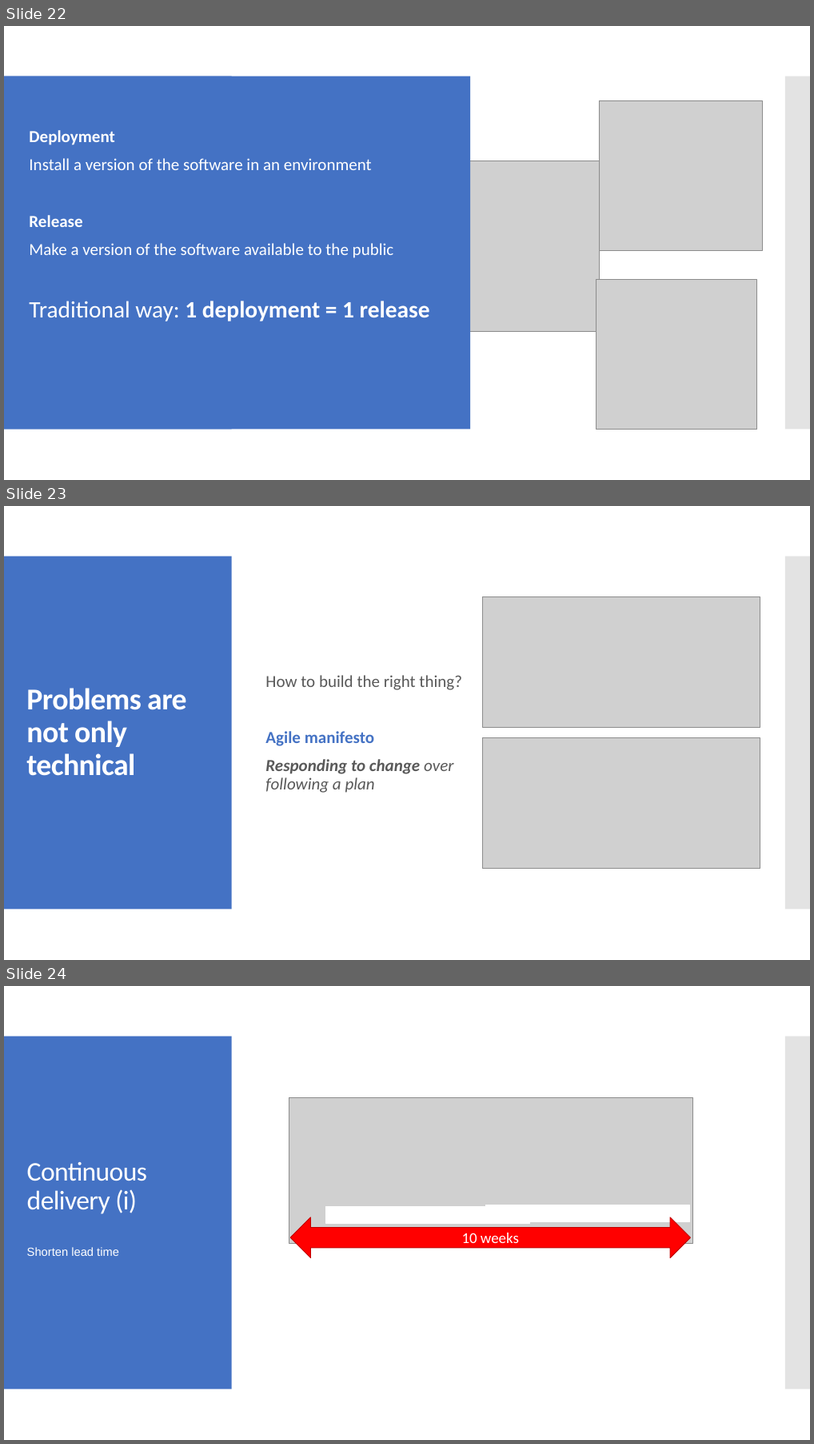
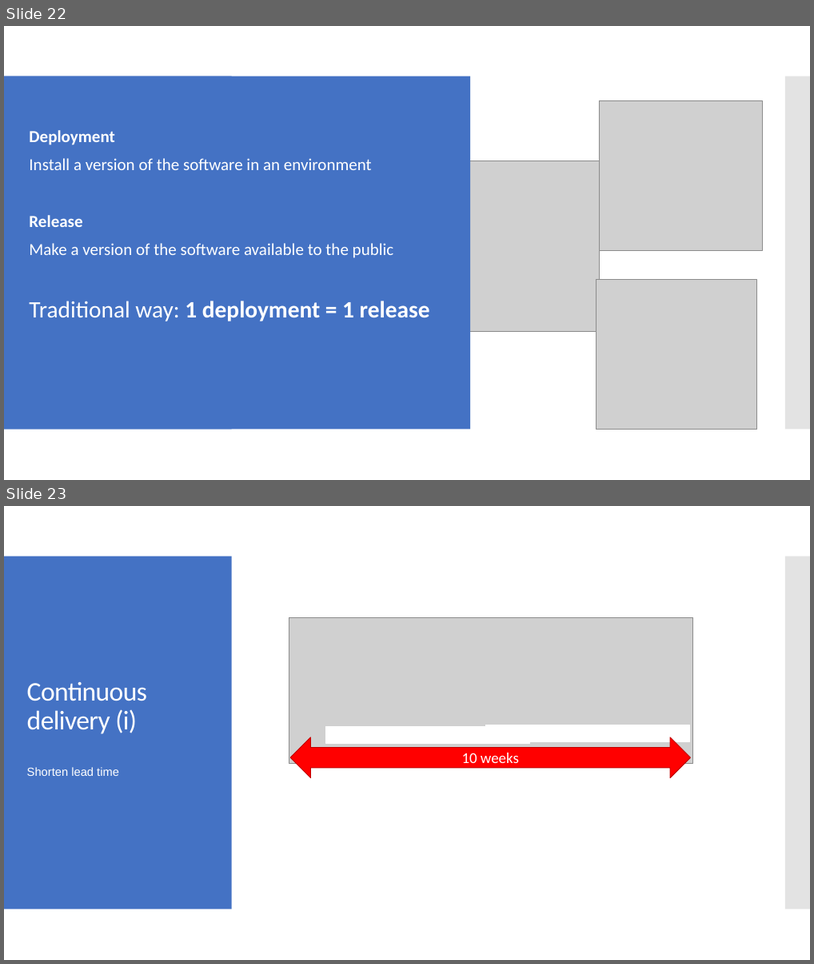
Before and after one commit to milodotnet/bootcamp, a slide deck: Bootcamp-ContinuousDelivery.pptx. Shown one above the other, each under a label of ours: slides 22, 23 and 24 before the commit, slides 22 and 23 after it. The pictures are 814x1444 and 814x964 pixels, drawn with LibreOffice and Linux fonts; fonts in the diff are those of the drawing; grey boxes stand for pictures. Boxes give left, top, right and bottom in pixels: in the first picture for what was removed or moved away, otherwise in the second. Text is boxed around its words. In the diff, an @@ line names an element or a change of style, - is before the commit and + after.

```diff
--- a/Bootcamp-ContinuousDelivery.pptx
+++ b/Bootcamp-ContinuousDelivery.pptx
@@ slide 23 removed at bbox=[4, 506, 810, 960], background #FFFFFF @@
@@ rectangle removed at bbox=[4, 556, 232, 909] @@
@@ rectangle removed at bbox=[786, 556, 810, 909] @@
@@ picture removed at bbox=[483, 596, 761, 728] @@
@@ title removed at bbox=[26, 688, 186, 776] @@
-Problems are not only technical
@@ text removed at bbox=[266, 675, 462, 792] @@
-How to build the right thing?
-Agile manifesto
-Responding to change over following a plan
@@ picture removed at bbox=[483, 738, 761, 868] @@
@@ what was slide 24 is now slide 23 @@
```
Also in this commit, not shown: 3 slides changed.
